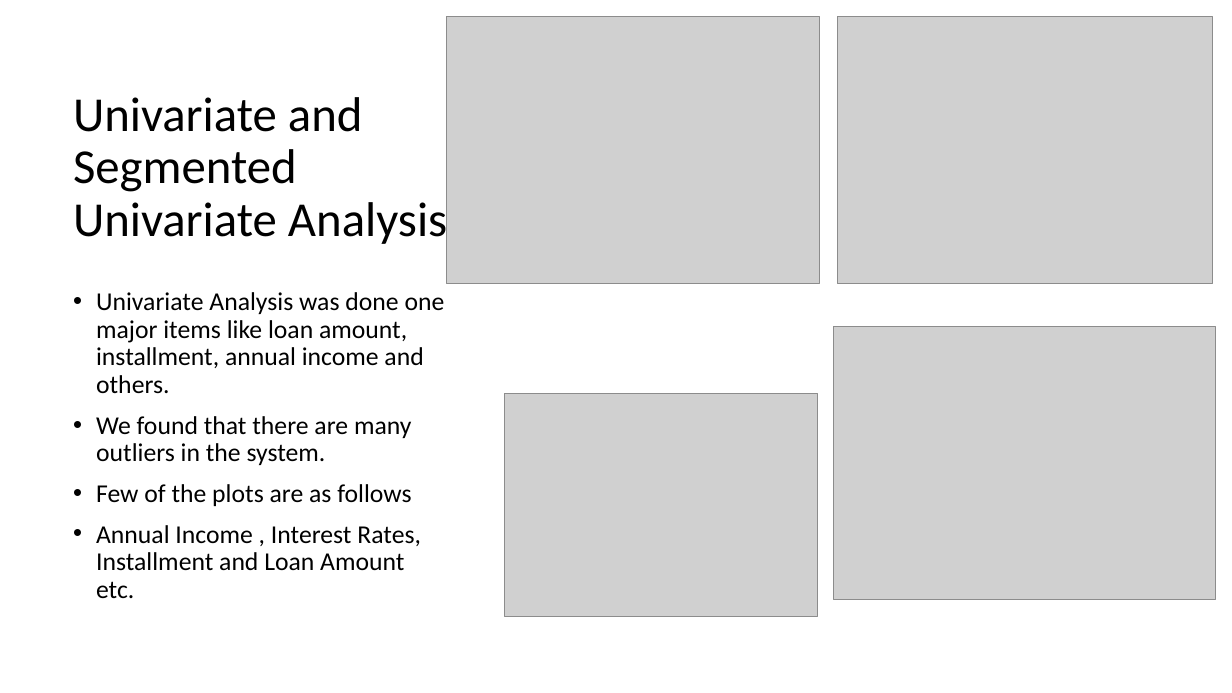
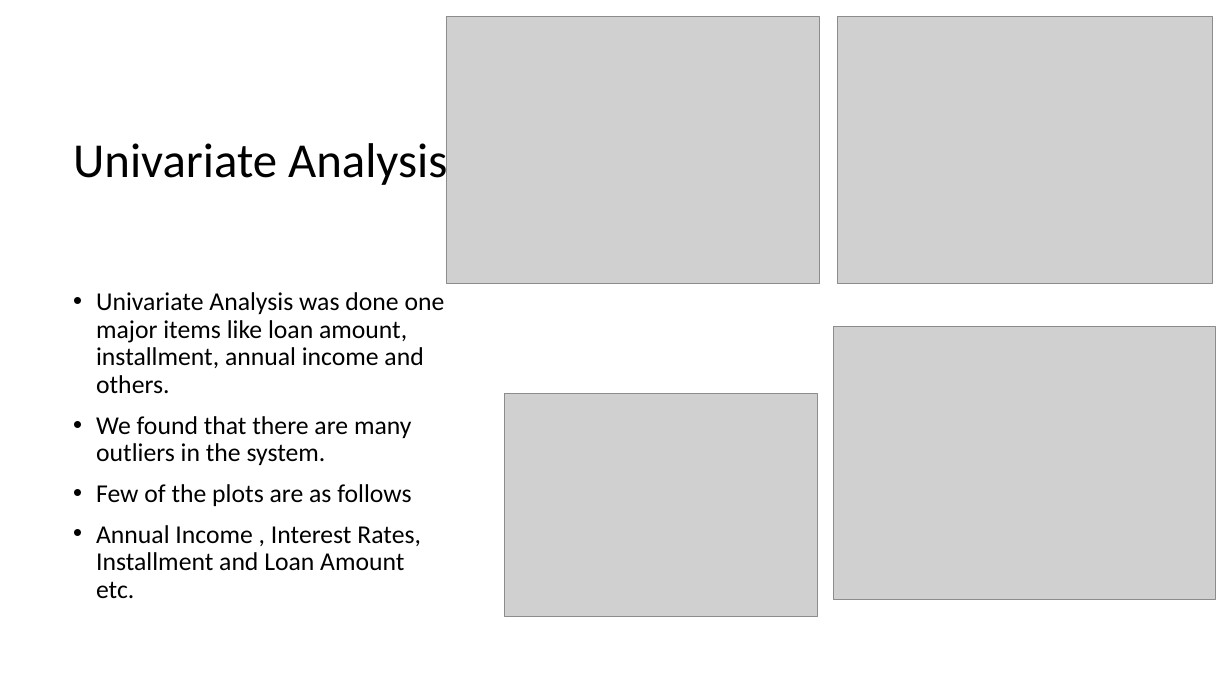
Before and after one commit to shashidharpattar007/Lending_Club_Case_Study, a slide deck: slide 7 of LendingClubCaseStudy.pptx. Drawn at 1232x693 pixels with LibreOffice and Linux fonts; fonts in the diff are those of the drawing; grey boxes stand for pictures. Boxes give left, top, right and bottom in pixels: in the first picture for what was removed or moved away, otherwise in the second. Text is boxed around its words. In the diff, an @@ line names an element or a change of style, - is before the commit and + after.

```diff
--- a/LendingClubCaseStudy.pptx
+++ b/LendingClubCaseStudy.pptx
@@ title at <box>73,137,447,189</box>: text changed @@
-Univariate and Segmented Univariate Analysis
+Univariate Analysis
```
Also in this commit, not shown: 4 other slides changed, 3 other files.
